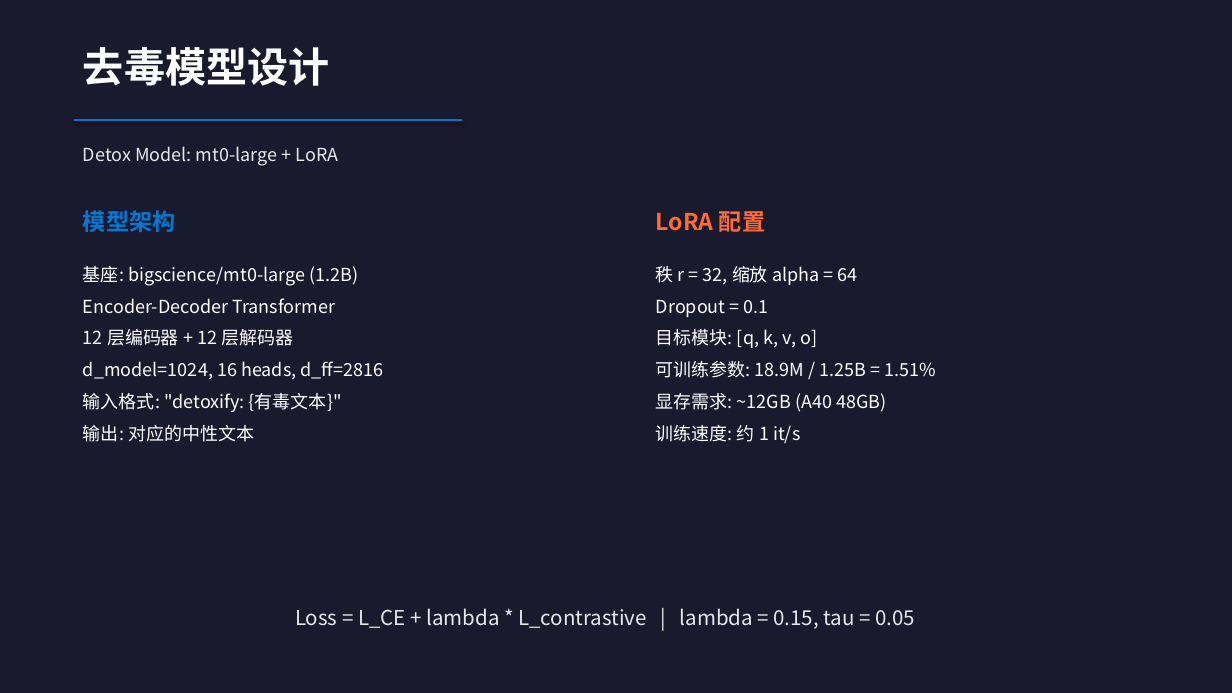
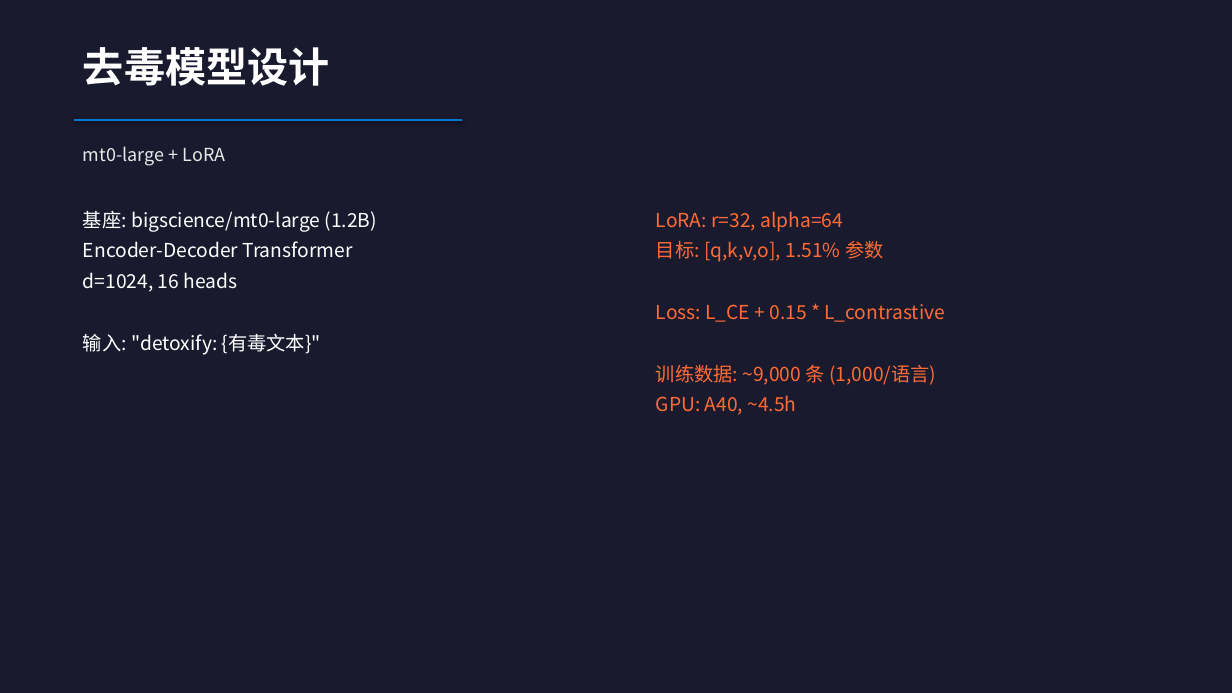
Before and after one commit to TextDetoxification/work, a slide deck: slide 5 of 课程项目汇报_多语言文本去毒化.pptx (slide 6 before the commit). Drawn at 1232x693 pixels with LibreOffice and Linux fonts; fonts in the diff are those of the drawing. Boxes give left, top, right and bottom in pixels: in the first picture for what was removed or moved away, otherwise in the second. Text is boxed around its words. In the diff, an @@ line names an element or a change of style, - is before the commit and + after.

```diff
--- a/课程项目汇报_多语言文本去毒化.pptx
+++ b/课程项目汇报_多语言文本去毒化.pptx
@@ text at (83,146,226,166): text changed @@
-Detox Model: mt0-large + LoRA
+mt0-large + LoRA
@@ text "基座: bigscience/mt0-large (1.2B)": place and size @@
-text "基座: bigscience/mt0-large (1.2B)" at (83,266,383,442)
+text "基座: bigscience/mt0-large (1.2B)" at (83,211,377,355)
@@ text removed at (656,207,765,236) @@
-LoRA 配置
@@ text at (83,211,377,258): size 14 to 15 pt in "基座: bigscience/mt0-large (1.2B)", "Encoder-Decoder Transformer"; less space between paragraphs @@
@@ text removed at (83,210,175,232) @@
-模型架构
@@ text at (656,211,945,415): text changed; size 14 to 15 pt; text colour #FFFFFF to #FF6B35 @@
-秩 r = 32, 缩放 alpha = 64
-Dropout = 0.1
-目标模块: [q, k, v, o]
-可训练参数: 18.9M / 1.25B = 1.51%
-显存需求: ~12GB (A40 48GB)
-训练速度: 约 1 it/s
+LoRA: r=32, alpha=64
+目标: [q,k,v,o], 1.51% 参数
+Loss: L_CE + 0.15 * L_contrastive
+训练数据: ~9,000 条 (1,000/语言)
+GPU: A40, ~4.5h
@@ text at (83,272,321,355): text changed; size 14 to 15 pt @@
-12 层编码器 + 12 层解码器
-d_model=1024, 16 heads, d_ff=2816
-输入格式: "detoxify: {有毒文本}"
-输出: 对应的中性文本
+d=1024, 16 heads
+输入: "detoxify: {有毒文本}"
@@ text removed at (295,608,915,629) @@
-Loss = L_CE + lambda * L_contrastive | lambda = 0.15, tau = 0.05
```
Also in this commit, not shown: 7 other slides changed, 2 slides added, 3 slides removed, 2 other files.
